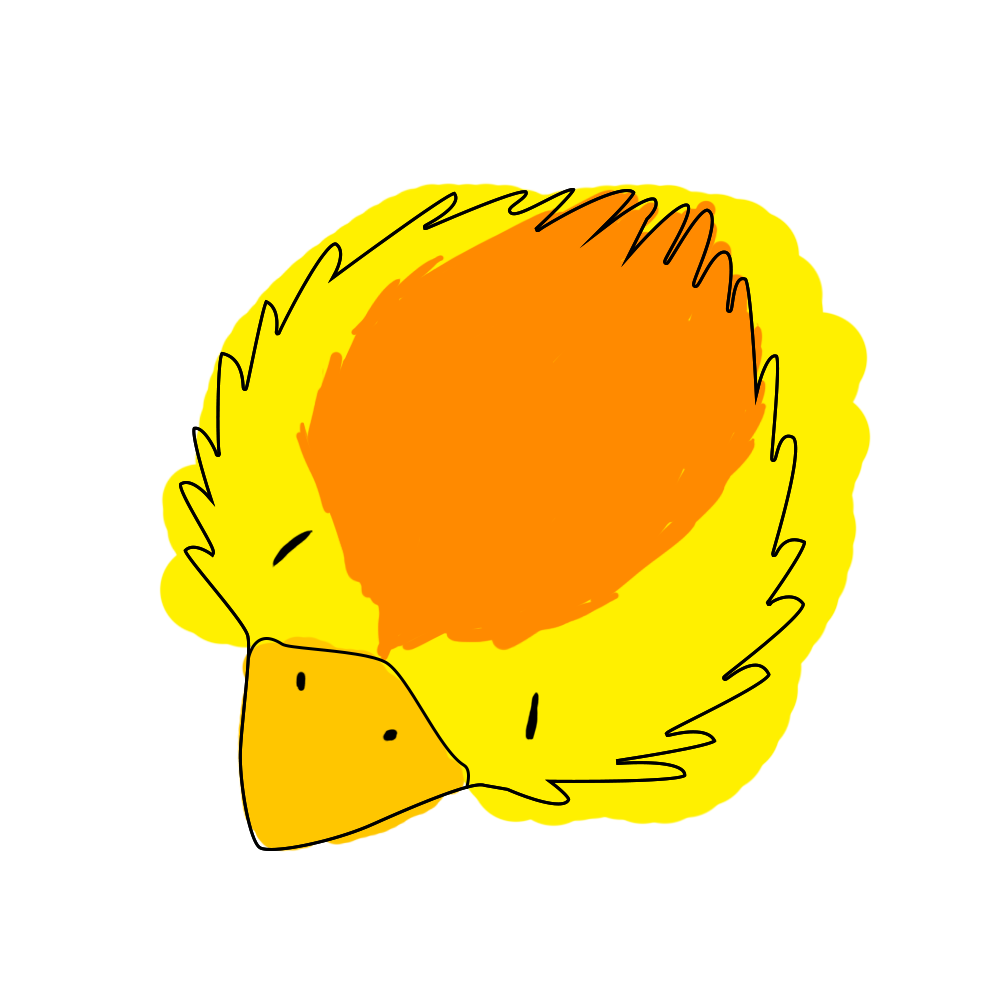
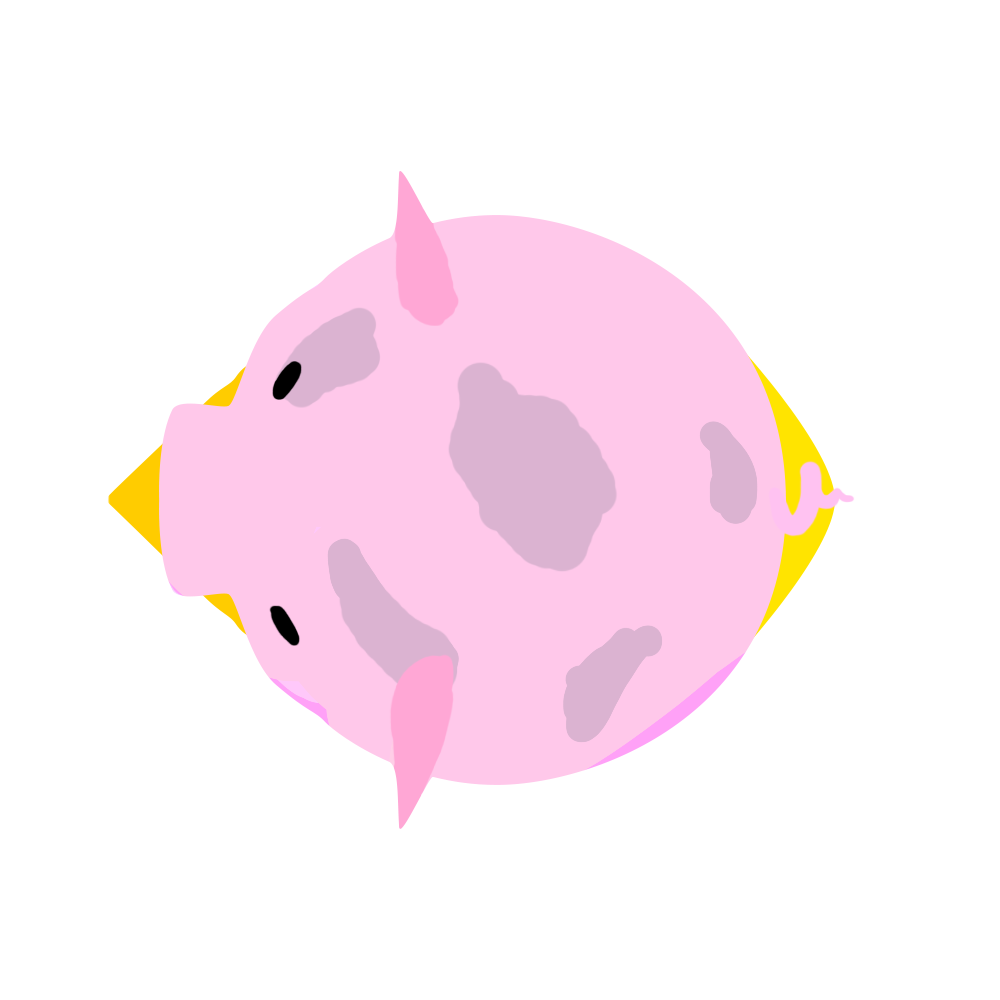
Revision of a layered 1000 x 1000 image; what changed, layer by layer:
added group "Schwein" with 5 layers above "Vogel" over [159, 171, 855, 829]
added layer "Ebene 15 Kopie" in group "Schwein" over [159, 171, 855, 829]
added group "Vogel" with 9 layers above "Ellipse 1" over [107, 186, 858, 851]
added layer "Ebene 12 Kopie" in group "Vogel" over [107, 216, 835, 784]
hid "Ebene 9", moved it into group "Vogel", painted on it over [107, 182, 871, 852]
hid "Ebene 10", opacity 100% → 54%, moved it into group "Vogel", painted on it over [107, 187, 858, 823]
removed layer "Form 2 Kopie" over [179, 188, 806, 851]
hid "Form 2", moved it into group "Vogel" over [247, 637, 470, 789]
hid "Form 1", moved it into group "Vogel" over [179, 188, 806, 851]
